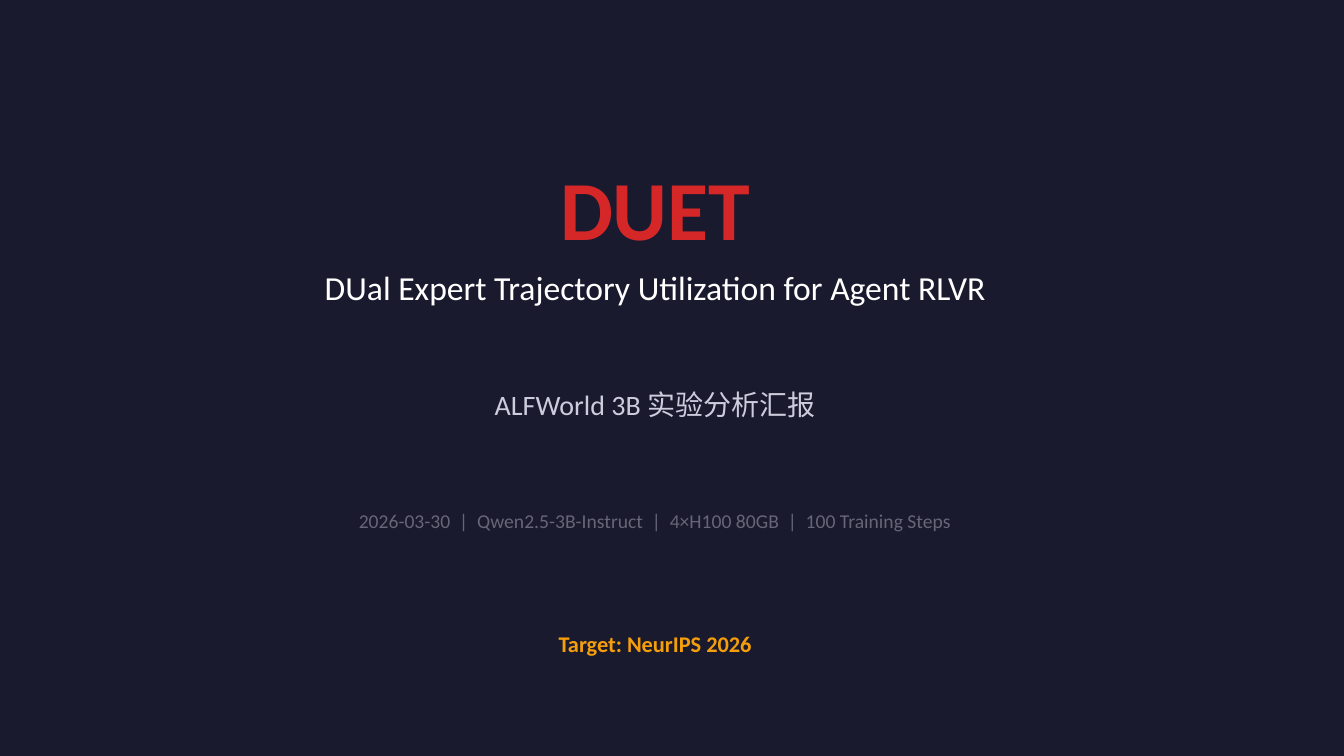
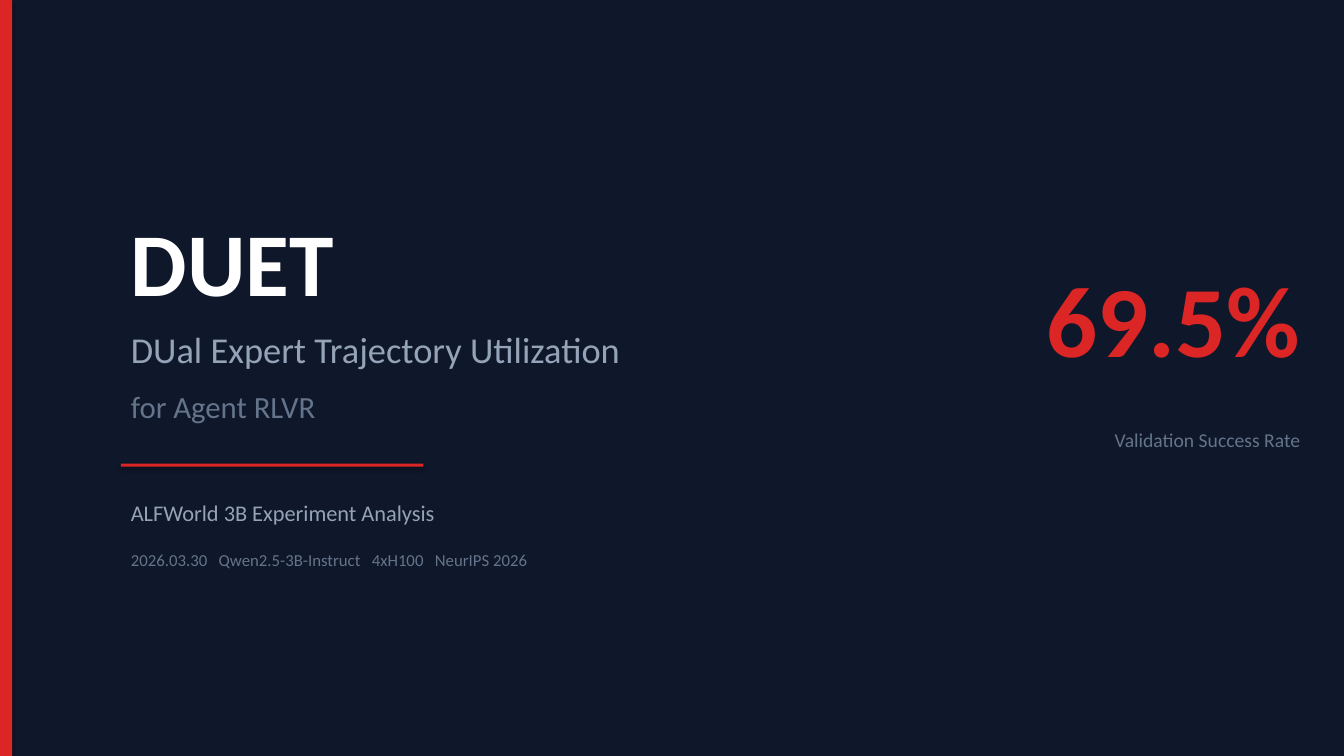
Before and after one commit to qishenghu/EvolAnalsis, a slide deck: slide 1 of analysis_outputs/duet_0329_analysis/DUET_ALFWorld_Analysis_Report.pptx. Drawn at 1344x756 pixels with LibreOffice and Linux fonts; fonts in the diff are those of the drawing. Boxes give left, top, right and bottom in pixels: in the first picture for what was removed or moved away, otherwise in the second. Text is boxed around its words. In the diff, an @@ line names an element or a change of style, - is before the commit and + after.

Commit message:
update analysis

```diff
--- a/analysis_outputs/duet_0329_analysis/DUET_ALFWorld_Analysis_Report.pptx
+++ b/analysis_outputs/duet_0329_analysis/DUET_ALFWorld_Analysis_Report.pptx
@@ background #1A1A2E to #0F172A @@
@@ rectangle added at (x1=0, y1=0, x2=12, y2=756), fill #DC2626 @@
@@ text "DUET" moved from (x1=560, y1=185, x2=750, y2=241) to (x1=131, y1=238, x2=334, y2=297) @@
@@ text "DUET" at (x1=131, y1=238, x2=334, y2=297): size 60 to 64 pt, text colour #D62728 to #FFFFFF; alignment centre to left @@
@@ text added at (x1=1047, y1=287, x2=1300, y2=358), 72 pt, text #DC2626, bold @@
+69.5%
@@ text at (x1=131, y1=338, x2=620, y2=369): text changed; size 24 to 26 pt; text colour #FFFFFF to #94A3B8 @@
-DUal Expert Trajectory Utilization for Agent RLVR
+DUal Expert Trajectory Utilization
@@ text at (x1=131, y1=397, x2=316, y2=423): text changed; size 20 to 22 pt; text colour #CCCCDD to #64748B @@
-ALFWorld 3B 实验分析汇报
+for Agent RLVR
@@ text added at (x1=1115, y1=433, x2=1300, y2=447), 14 pt, text #64748B @@
+Validation Success Rate
@@ rectangle added at (x1=121, y1=464, x2=423, y2=467), fill #DC2626 @@
@@ text added at (x1=131, y1=505, x2=434, y2=525), 16 pt, text #94A3B8 @@
+ALFWorld 3B Experiment Analysis
@@ text at (x1=131, y1=555, x2=527, y2=568): text changed; size 14 to 12 pt; text colour #666677 to #64748B @@
-2026-03-30 | Qwen2.5-3B-Instruct | 4×H100 80GB | 100 Training Steps
+2026.03.30 Qwen2.5-3B-Instruct 4xH100 NeurIPS 2026
@@ text removed at (x1=559, y1=636, x2=751, y2=656) @@
-Target: NeurIPS 2026
```
Also in this commit, not shown: 6 other slides changed, 3 slides added, 3 slides removed, 1 other file.
